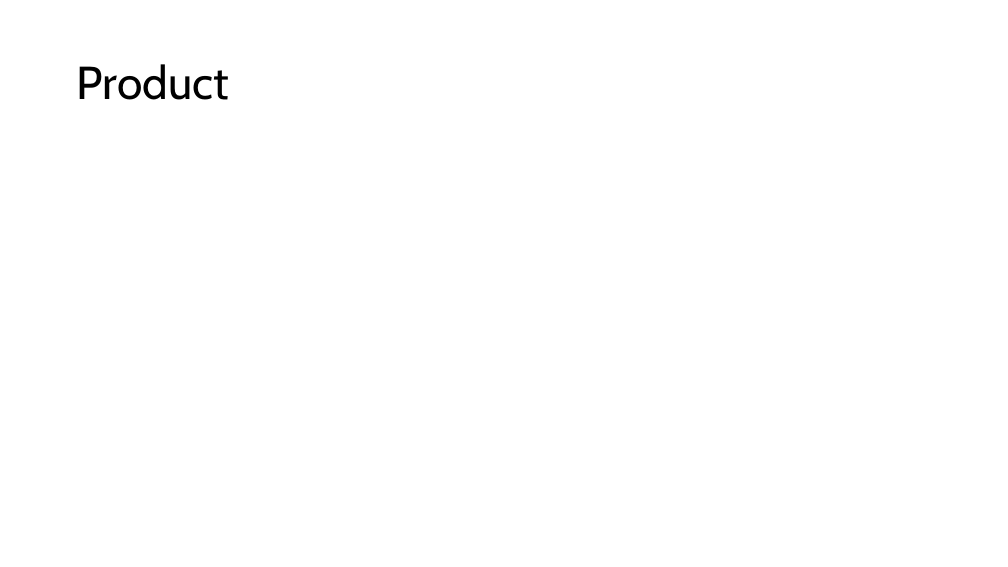
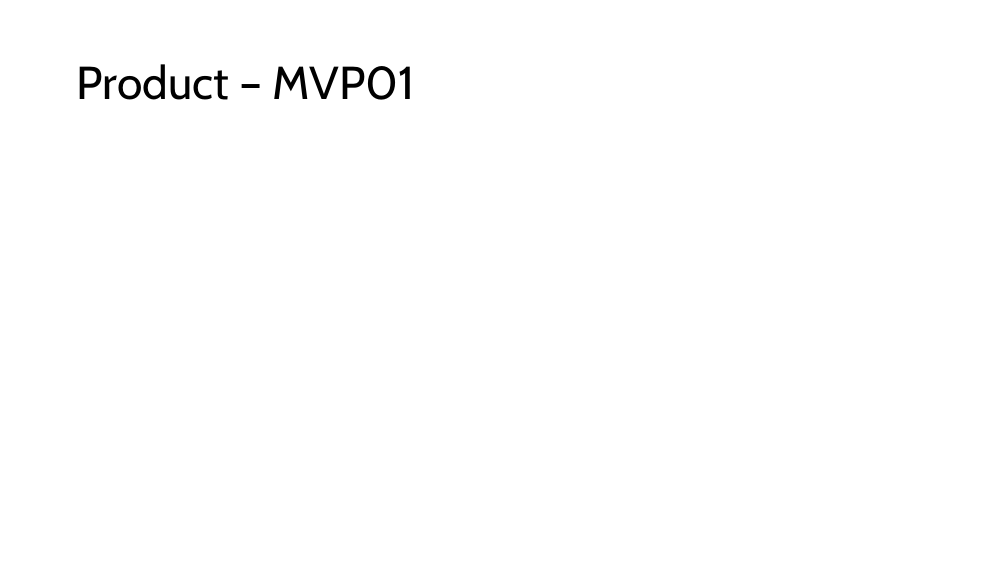
Before and after one commit to ryncii/SprintPOC, a slide deck: slide 8 of PitchDeck.pptx (slide 11 before the commit). Drawn at 1008x567 pixels with LibreOffice and Linux fonts; fonts in the diff are those of the drawing. Boxes give left, top, right and bottom in pixels: in the first picture for what was removed or moved away, otherwise in the second. Text is boxed around its words. In the diff, an @@ line names an element or a change of style, - is before the commit and + after.

```diff
--- a/PitchDeck.pptx
+++ b/PitchDeck.pptx
@@ title at (x1=77, y1=64, x2=415, y2=100): text changed @@
-Product
+Product – MVP01
```
Also in this commit, not shown: 6 other slides changed, 5 slides added.
